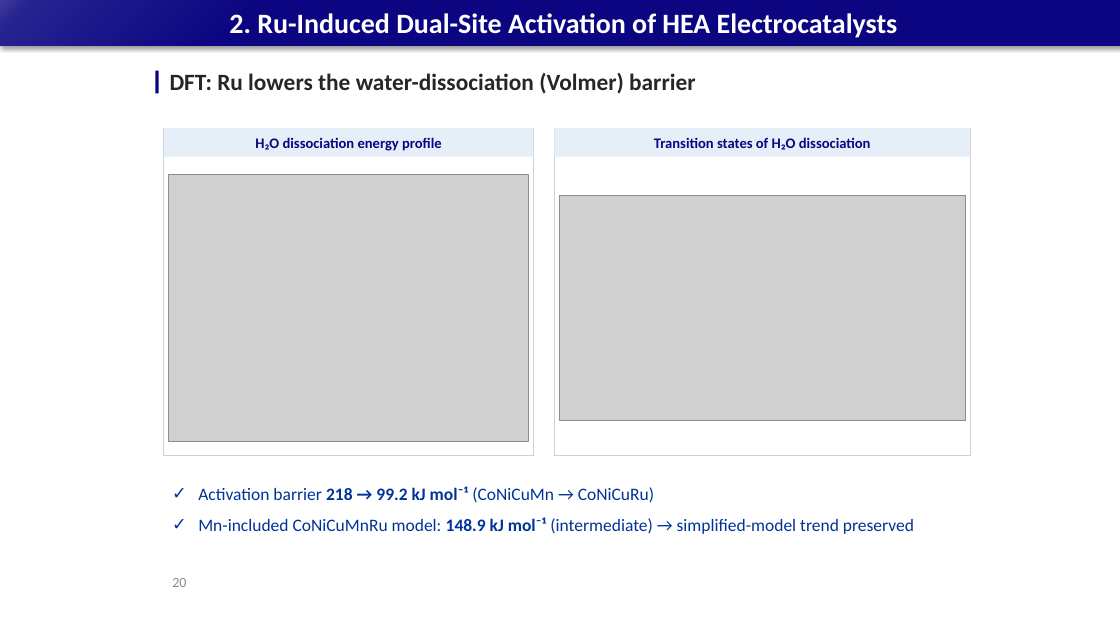
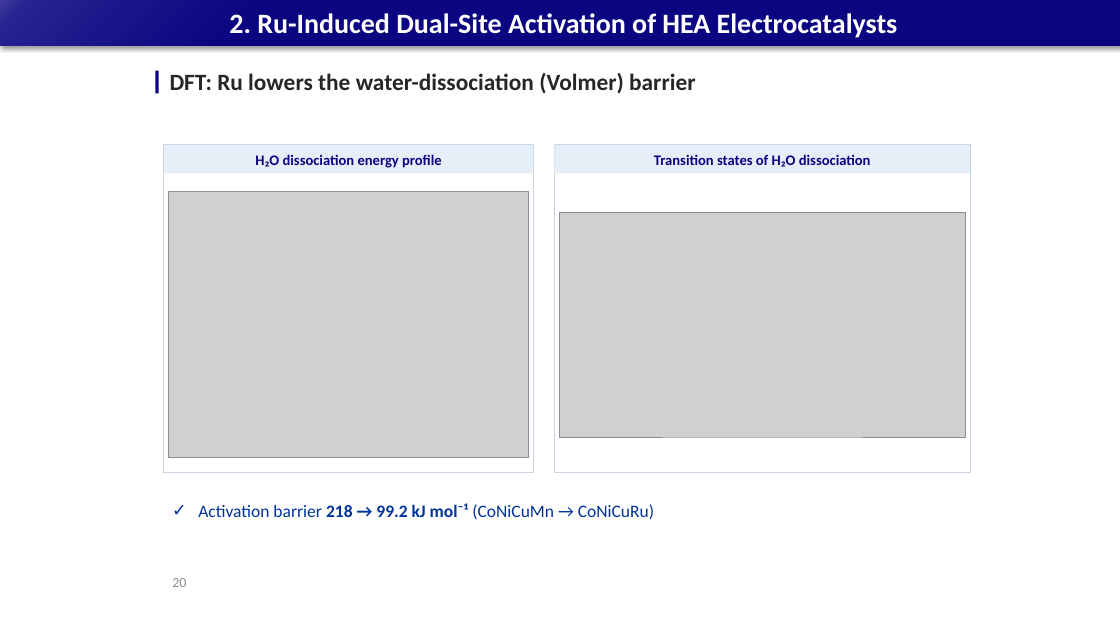
Before and after one commit to limsj0204/letter, a slide deck: slide 20 of 학위논문_디펜스_발표자료.pptx. Drawn at 1120x630 pixels with LibreOffice and Linux fonts; fonts in the diff are those of the drawing; grey boxes stand for pictures. Boxes give left, top, right and bottom in pixels: in the first picture for what was removed or moved away, otherwise in the second. Text is boxed around its words. In the diff, an @@ line names an element or a change of style, - is before the commit and + after.

```diff
--- a/학위논문_디펜스_발표자료.pptx
+++ b/학위논문_디펜스_발표자료.pptx
@@ 4 rectangles, 2 pictures: place and size @@
-4 rectangles, 2 pictures at (164,128,970,455)
+4 rectangles, 2 pictures at (164,145,970,473)
@@ text "Activation barrier 218 → 99.2 ...": place and size @@
-text "Activation barrier 218 → 99.2 ..." at (198,486,914,534)
+text "Activation barrier 218 → 99.2 ..." at (198,503,654,520)
@@ text at (198,517,914,534): paragraph removed @@
-✓ Mn-included CoNiCuMnRu model: 148.9 kJ mol⁻¹ (intermediate) → simplified-model trend preserved
```
Also in this commit, not shown: 2 other slides changed, 2 slides removed.
